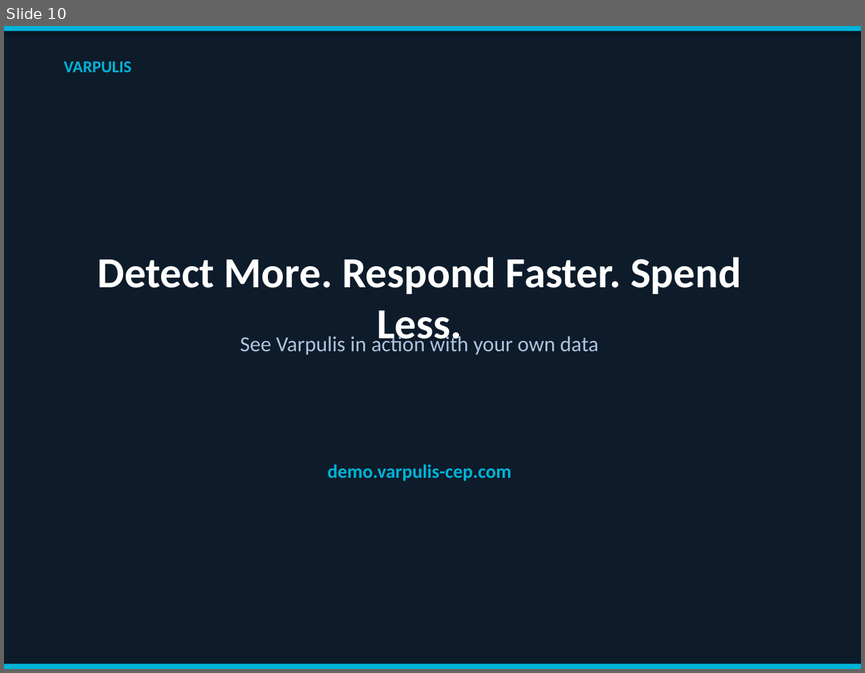
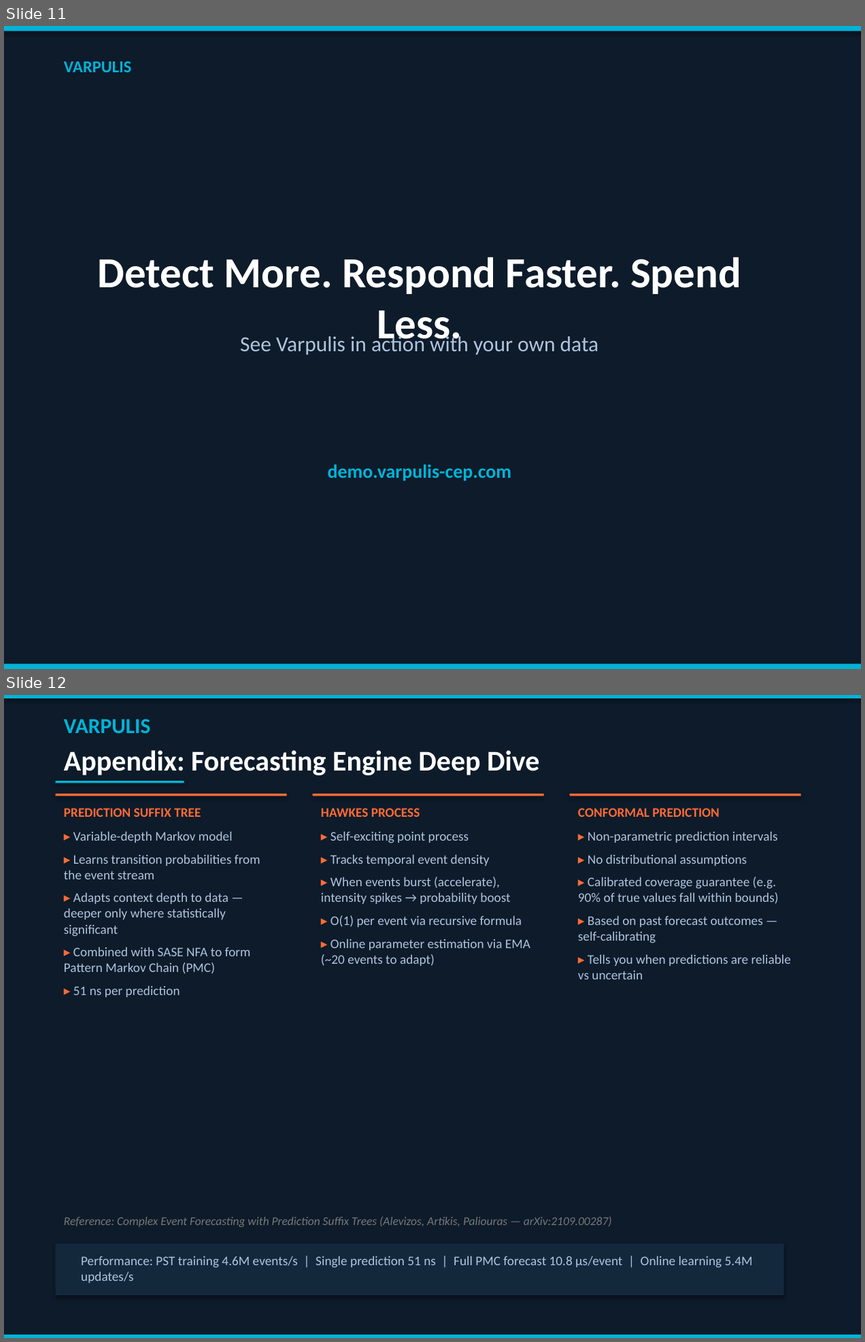
Before and after one commit to varpulis/varpulis, a slide deck: presentations/Varpulis_Financial_Services.pptx. Shown one above the other, each under a label of ours: slide 10 before the commit, slides 11 and 12 after it. The pictures are 865x673 and 865x1342 pixels, drawn with LibreOffice and Linux fonts; fonts in the diff are those of the drawing. Boxes give left, top, right and bottom in pixels: in the first picture for what was removed or moved away, otherwise in the second. Text is boxed around its words. In the diff, an @@ line names an element or a change of style, - is before the commit and + after.

```diff
--- a/presentations/Varpulis_Financial_Services.pptx
+++ b/presentations/Varpulis_Financial_Services.pptx
@@ slide 12 added at (4,695,861,1338), background #0D1B2A @@
@@ rectangle added at (4,695,861,698), fill #00B4D8 @@
@@ text added at (64,719,151,733), 18 pt, text #00B4D8, bold @@
+VARPULIS
@@ text added at (64,750,539,775), 24 pt, text #FFFFFF, bold @@
+Appendix: Forecasting Engine Deep Dive
@@ rectangle added at (56,781,184,783), fill #00B4D8 @@
@@ rectangle added at (56,794,287,796), fill #FF6B35 @@
@@ rectangle added at (313,794,544,796), fill #FF6B35 @@
@@ rectangle added at (570,794,801,796), fill #FF6B35 @@
@@ text added at (64,808,201,817), 11 pt, text #FF6B35, bold @@
+PREDICTION SUFFIX TREE
@@ text added at (321,808,420,817), 11 pt, text #FF6B35, bold @@
+HAWKES PROCESS
@@ text added at (578,808,719,817), 11 pt, text #FF6B35, bold @@
+CONFORMAL PREDICTION
@@ text added at (64,831,260,997), 11 pt, text #B0C4DE @@
+▸ Variable-depth Markov model
+▸ Learns transition probabilities from the event stream
+▸ Adapts context depth to data — deeper only where statistically significant
+▸ Combined with SASE NFA to form Pattern Markov Chain (PMC)
+▸ 51 ns per prediction
@@ text added at (321,831,530,966), 11 pt, text #B0C4DE @@
+▸ Self-exciting point process
+▸ Tracks temporal event density
+▸ When events burst (accelerate), intensity spikes → probability boost
+▸ O(1) per event via recursive formula
+▸ Online parameter estimation via EMA (~20 events to adapt)
@@ text added at (578,831,791,979), 11 pt, text #B0C4DE @@
+▸ Non-parametric prediction intervals
+▸ No distributional assumptions
+▸ Calibrated coverage guarantee (e.g. 90% of true values fall within bounds)
+▸ Based on past forecast outcomes — self-calibrating
+▸ Tells you when predictions are reliable vs uncertain
@@ text added at (64,1216,612,1227), 10 pt, text #787878, italic @@
+Reference: Complex Event Forecasting with Prediction Suffix Trees (Alevizos, Artikis, Paliouras — arXiv:2109.00287)
@@ rectangle added at (56,1243,784,1295), fill #14283C @@
@@ text added at (81,1255,753,1283), 11 pt, text #B0C4DE @@
+Performance: PST training 4.6M events/s | Single prediction 51 ns | Full PMC forecast 10.8 µs/event | Online learning 5.4M updates/s
@@ rectangle added at (4,1334,861,1338), fill #00B4D8 @@
@@ what was slide 10 is now slide 11 @@
```
Also in this commit, not shown: 2 slides changed, 1 other slide added, 2 other files.
